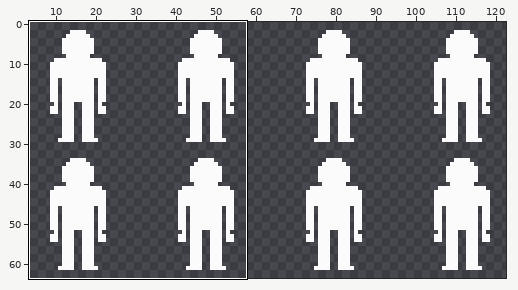
One commit to this pixel-art file: Assets/Sprites/player-spritesheet.aseprite. The first picture is a wide view before the edit; the outline marks the close-up.
Close-up. The starting point:
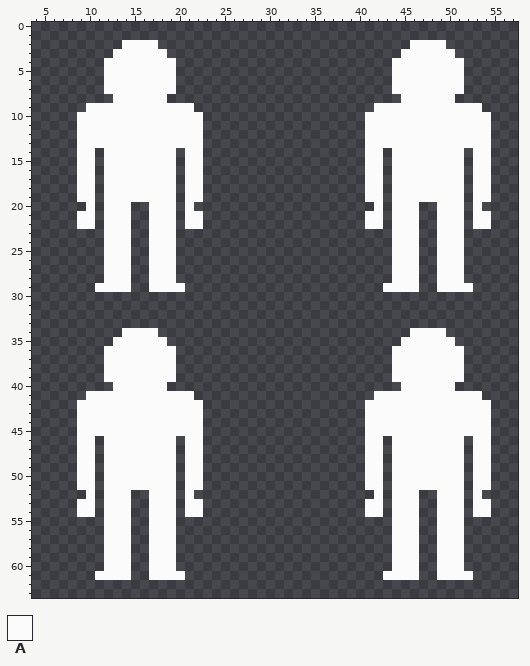
128x64 pixels, 1 frame. Colours within 5 levels of each other are drawn and written as one. Shown: x 4..57, y 0..63. The wide view leaves out empty margins.
Visible layers, top first: "Layer 7", "Layer 6", "Layer 5", "Layer 4", "Layer 3", "Layer 2", "Layer 1", "Layer 8".
Palette (. is transparent): A #fbfbfb
Pixels before (only the part around the change), first column x 4:
 0 ......................................................
 1 ......................................................
 2 ..........AAAA............................AAAA........
 3 .........AAAAAA..........................AAAAAA.......
 4 ........AAAAAAAA........................AAAAAAAA......
 5 ........AAAAAAAA........................AAAAAAAA......
 6 ........AAAAAAAA........................AAAAAAAA......
 7 ........AAAAAAAA........................AAAAAAAA......
 8 .........AAAAAA..........................AAAAAA.......
 9 ......AAAAAAAAAAAA....................AAAAAAAAAAAA....
10 .....AAAAAAAAAAAAAA..................AAAAAAAAAAAAAA...
11 .....AAAAAAAAAAAAAA..................AAAAAAAAAAAAAA...
12 .....AAAAAAAAAAAAAA..................AAAAAAAAAAAAAA...
13 .....AAAAAAAAAAAAAA..................AAAAAAAAAAAAAA...
14 .....AA.AAAAAAAA.AA..................AA.AAAAAAAA.AA...
15 .....AA.AAAAAAAA.AA..................AA.AAAAAAAA.AA...
16 .....AA.AAAAAAAA.AA..................AA.AAAAAAAA.AA...
17 .....AA.AAAAAAAA.AA..................AA.AAAAAAAA.AA...
18 .....AA.AAAAAAAA.AA..................AA.AAAAAAAA.AA...
19 .....AA.AAAAAAAA.AA..................AA.AAAAAAAA.AA...
20 ......A.AAA..AAA.A....................A.AAA..AAA.A....
21 .....AA.AAA..AAA.AA..................AA.AAA..AAA.AA...
22 .....AA.AAA..AAA.AA..................AA.AAA..AAA.AA...
23 ........AAA..AAA........................AAA..AAA......
24 ........AAA..AAA........................AAA..AAA......
25 ........AAA..AAA........................AAA..AAA......
26 ........AAA..AAA........................AAA..AAA......
27 ........AAA..AAA........................AAA..AAA......
28 ........AAA..AAA........................AAA..AAA......
29 .......AAAA..AAAA......................AAAA..AAAA.....
30 ......................................................
31 ......................................................
32 ......................................................
33 ......................................................
34 ..........AAAA............................AAAA........
35 .........AAAAAA..........................AAAAAA.......
36 ........AAAAAAAA........................AAAAAAAA......
37 ........AAAAAAAA........................AAAAAAAA......
38 ........AAAAAAAA........................AAAAAAAA......
39 ........AAAAAAAA........................AAAAAAAA......
40 .........AAAAAA..........................AAAAAA.......
41 ......AAAAAAAAAAAA....................AAAAAAAAAAAA....
42 .....AAAAAAAAAAAAAA..................AAAAAAAAAAAAAA...
43 .....AAAAAAAAAAAAAA..................AAAAAAAAAAAAAA...
44 .....AAAAAAAAAAAAAA..................AAAAAAAAAAAAAA...
45 .....AAAAAAAAAAAAAA..................AAAAAAAAAAAAAA...
46 .....AA.AAAAAAAA.AA..................AA.AAAAAAAA.AA...
47 .....AA.AAAAAAAA.AA..................AA.AAAAAAAA.AA...
48 .....AA.AAAAAAAA.AA..................AA.AAAAAAAA.AA...
49 .....AA.AAAAAAAA.AA..................AA.AAAAAAAA.AA...
50 .....AA.AAAAAAAA.AA..................AA.AAAAAAAA.AA...
51 .....AA.AAAAAAAA.AA..................AA.AAAAAAAA.AA...
52 ......A.AAA..AAA.A....................A.AAA..AAA.A....
53 .....AA.AAA..AAA.AA..................AA.AAA..AAA.AA...
54 .....AA.AAA..AAA.AA..................AA.AAA..AAA.AA...
55 ........AAA..AAA........................AAA..AAA......
56 ........AAA..AAA........................AAA..AAA......
57 ........AAA..AAA........................AAA..AAA......
58 ........AAA..AAA........................AAA..AAA......
59 ........AAA..AAA........................AAA..AAA......
60 ........AAA..AAA........................AAA..AAA......
61 .......AAAA..AAAA......................AAAA..AAAA.....
62 ......................................................
63 ......................................................
New version:
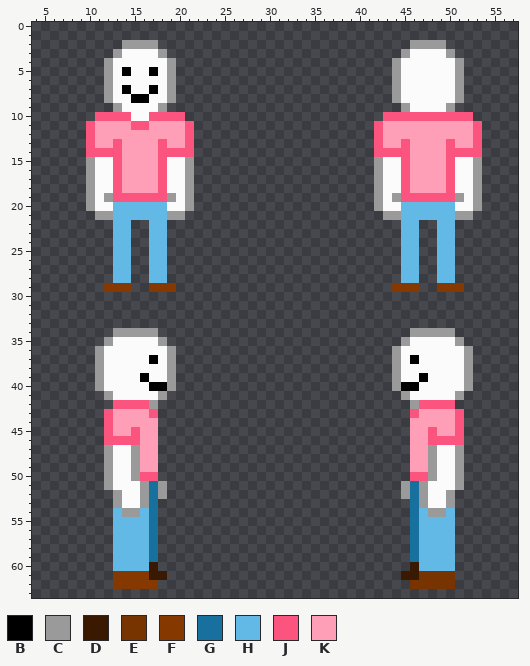
Colours new in this view: B #000000  C #9a9a9a  D #391900  E #773300  F #853900  G #17709e  H #63b9e6  J #fb557f  K #ff9eb7
From old to new:
layer "Flattened" added
layer "Layer 1" removed
layer "Layer 2" removed
layer "Layer 3" removed
layer "Layer 4" removed
Changed rows in their new state; - is an unchanged pixel.
first column x 9:
 2 -----CCCC----------------------------CCCC-----
 3 ----C----C--------------------------C----C----
 4 ---C------C------------------------C------C---
 5 ---C-B--B-C------------------------C------C---
 6 ---C------C------------------------C------C---
 7 ---C-B--B-C------------------------C------C---
 8 ---C--BB--C------------------------C------C---
 9 -...C----C...--------------------...C----C...-
10 ..JJJJ--JJJJ..------------------..JJJJJJJJJJ..
11 .JKKKKJJKKKKJ.------------------.JKKKKKKKKKKJ.
12 .JKKKKKKKKKKJ.------------------.JKKKKKKKKKKJ.
13 .JKKJKKKKJKKJ.------------------.JKKJKKKKJKKJ.
14 .JJJJKKKKJJJJ.------------------.JJJJKKKKJJJJ.
15 .CA-JKKKKJ-AC.------------------.CA-JKKKKJ-AC.
16 .CA-JKKKKJ-AC.------------------.CA-JKKKKJ-AC.
17 .CA-JKKKKJ-AC.------------------.CA-JKKKKJ-AC.
18 .CA-JKKKKJ-AC.------------------.CA-JKKKKJ-AC.
19 .CACJJJJJJCAC.------------------.CACJJJJJJCAC.
20 -CA-HHHHHH-AC--------------------CA-HHHHHH-AC-
21 ..CCHHHHHHCC..------------------..CCHHHHHHCC..
22 ..-.HH--HH.-..------------------..-.HH--HH.-..
23 ---.HH--HH.------------------------.HH--HH.---
24 ---.HH--HH.------------------------.HH--HH.---
25 ---.HH--HH.------------------------.HH--HH.---
26 ---.HH--HH.------------------------.HH--HH.---
27 ---.HH--HH.------------------------.HH--HH.---
28 ---.HH--HH.------------------------.HH--HH.---
29 --.FFF--FFF.----------------------.FFF--FFF.--
first column x 9:
34 ----CCCCC----------------------------CCCCC----
35 ---C-----C--------------------------C-----C---
36 --C-------C------------------------C-------C--
37 --C-----B-C------------------------C-B-----C--
38 --C-------C------------------------C-------C--
39 --C----B--C------------------------C--B----C--
40 --CA----BBC------------------------CBB----AC--
41 -..C-----C...--------------------...C-----C..-
42 ....JJJJC.....------------------.....CJJJJ....
43 ...JKKKKJ.....------------------.....JKKKKJ...
44 ...JKKKKK.....------------------.....KKKKKJ...
45 ...JKKJKK.....------------------.....KKJKKJ...
46 ..-JJJJKK..-..------------------..-..KKJJJJ-..
47 ..-C--CKK..-..------------------..-..KKC--C-..
48 ..-C--CKK..-..------------------..-..KKC--C-..
49 ..-C--CKK..-..------------------..-..KKC--C-..
50 ..-C--CJJ..-..------------------..-..JJC--C-..
51 ..-C---CGC.-..------------------..-.CGC---C-..
52 -.-.C-ACGC.-.--------------------.-.CGCA-C.-.-
53 ..-.C-ACG..-..------------------..-..GCA-C.-..
54 ..-.HCCHG..-..------------------..-..GHCCH.-..
55 ---.HHHHG..------------------------..GHHHH.---
56 ---.HHHHG..------------------------..GHHHH.---
57 ---.HHHHG..------------------------..GHHHH.---
58 ---.HHHHG..------------------------..GHHHH.---
59 ---.HHHHG..------------------------..GHHHH.---
60 ---.HHHHD..------------------------..DHHHH.---
61 --..FFFFDD..----------------------..DDEEEE..--
62 ----FFFFF----------------------------EEEEE----
